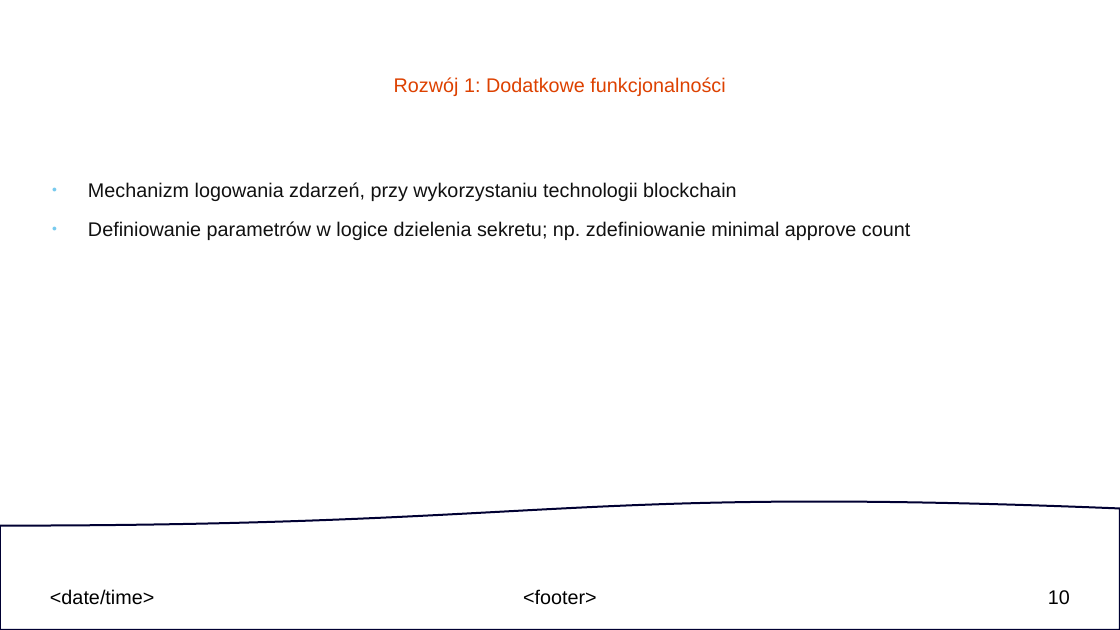
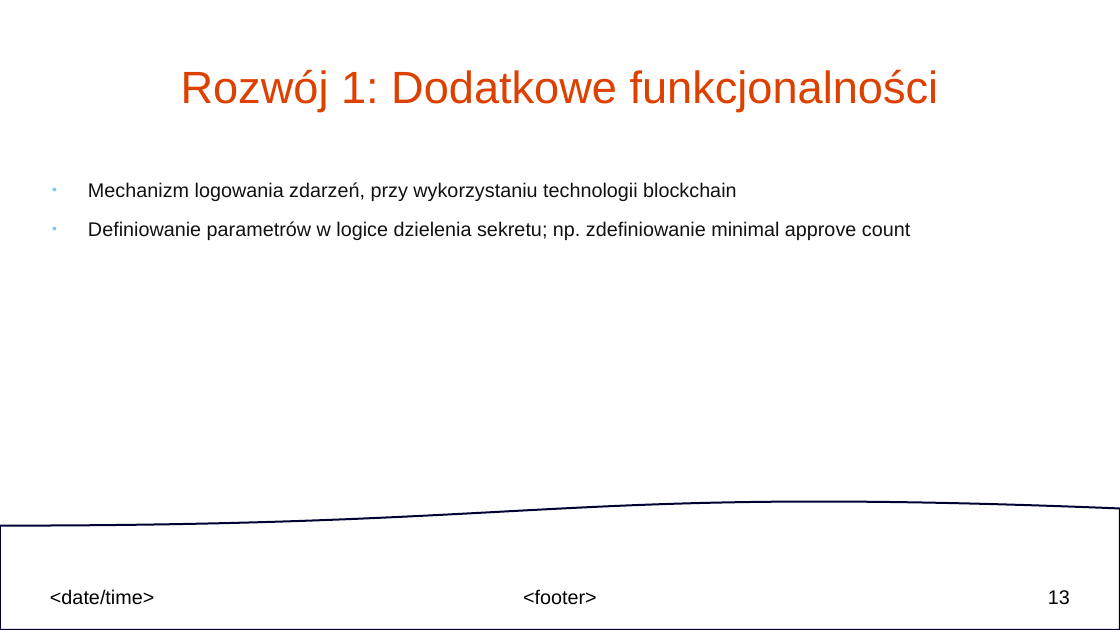
Before and after one commit to Nixam01/mzomi_BHL_2024, a slide deck: slide 13 of dokumentacja_projektu_Access_Broker.odp (slide 10 before the commit). Drawn at 1120x630 pixels with LibreOffice and Linux fonts; fonts in the diff are those of the drawing. Boxes give left, top, right and bottom in pixels: in the first picture for what was removed or moved away, otherwise in the second. Text is boxed around its words. In the diff, an @@ line names an element or a change of style, - is before the commit and + after.

```diff
--- a/dokumentacja_projektu_Access_Broker.odp
+++ b/dokumentacja_projektu_Access_Broker.odp
@@ title "Rozwój 1: Dodatkowe funkcjonalności" at (x1=181, y1=69, x2=939, y2=111): size 14 to 32 pt @@
@@ page number at (x1=1048, y1=590, x2=1070, y2=605): text changed @@
-10
+13
```
Also in this commit, not shown: 3 other slides changed, 3 slides added.
